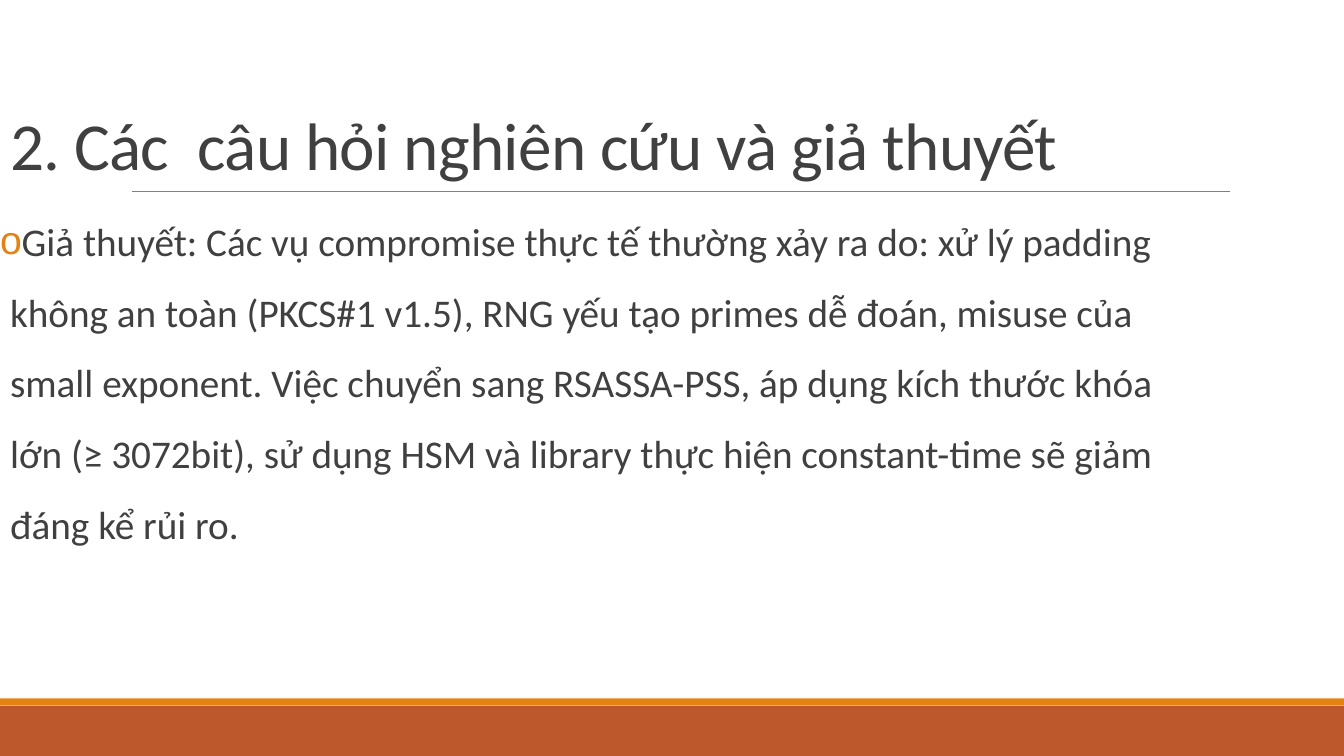
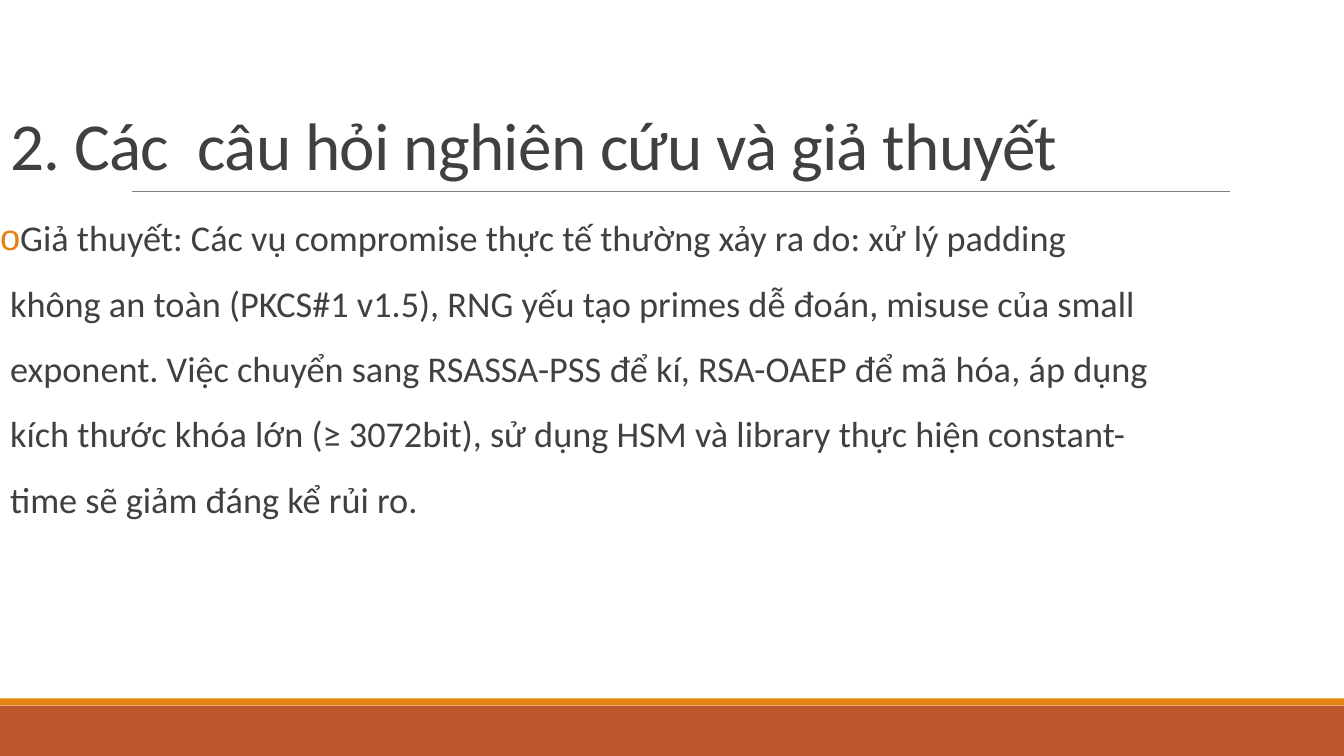
Before and after one commit to ken3k06/RSA-Based-Cryptography, a slide deck: slide 7 of Cryptanalysis on Asymmetric Ciphers — RSA & RSA.pptx. Drawn at 1344x756 pixels with LibreOffice and Linux fonts; fonts in the diff are those of the drawing. Boxes give left, top, right and bottom in pixels: in the first picture for what was removed or moved away, otherwise in the second. Text is boxed around its words. In the diff, an @@ line names an element or a change of style, - is before the commit and + after.

```diff
--- a/Cryptanalysis on Asymmetric Ciphers — RSA & RSA.pptx
+++ b/Cryptanalysis on Asymmetric Ciphers — RSA & RSA.pptx
@@ text at (10,224,1147,520): text changed; size 28 to 25.9 pt @@
-o Giả thuyết: Các vụ compromise thực tế thường xảy ra do: xử lý padding không an toàn (PKCS#1 v1.5), RNG yếu tạo primes dễ đoán, misuse của small exponent. Việc chuyển sang RSASSA-PSS, áp dụng kích thước khóa lớn (≥ 3072bit), sử dụng HSM và library thực hiện constant-time sẽ giảm đáng kể rủi ro.
+o Giả thuyết: Các vụ compromise thực tế thường xảy ra do: xử lý padding không an toàn (PKCS#1 v1.5), RNG yếu tạo primes dễ đoán, misuse của small exponent. Việc chuyển sang RSASSA-PSS để kí, RSA-OAEP để mã hóa, áp dụng kích thước khóa lớn (≥ 3072bit), sử dụng HSM và library thực hiện constant-time sẽ giảm đáng kể rủi ro.
```
Also in this commit, not shown: 6 other slides changed, 12 slides added, 1 slide removed, 7 other files.
